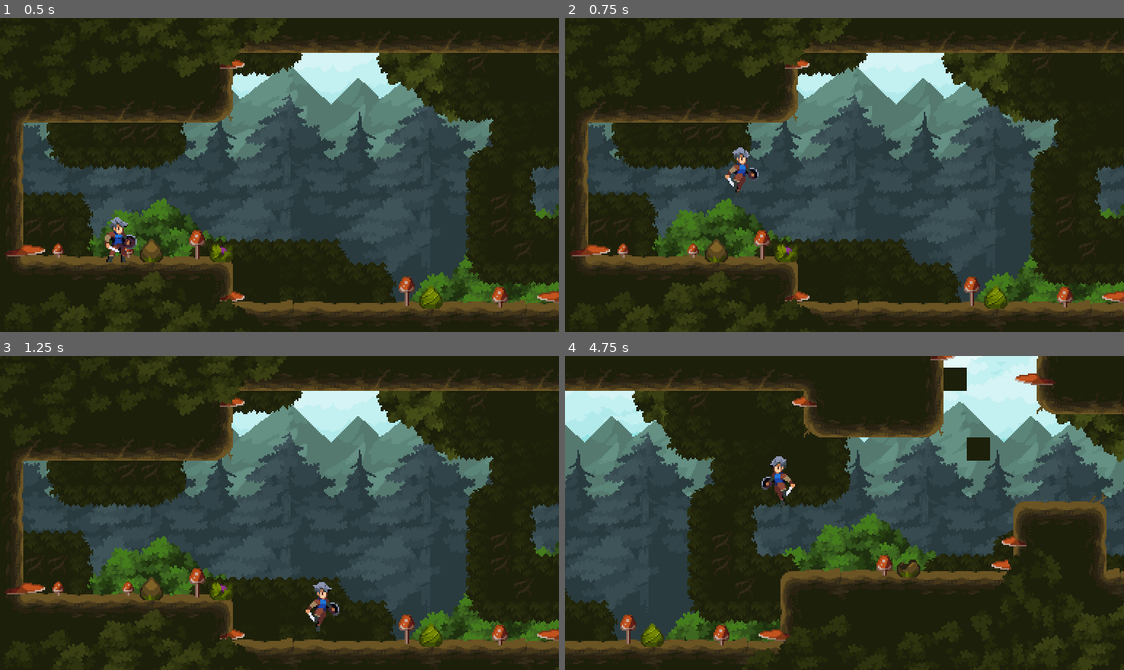
Above: before the commit, frames 1-4 (two rows, left to right).
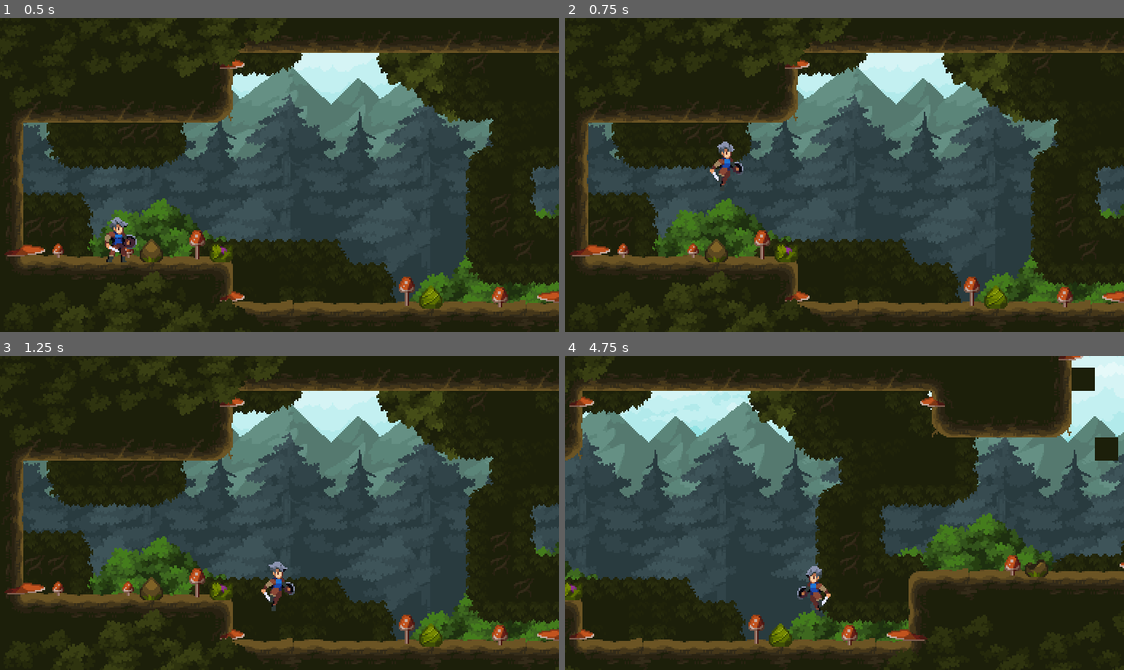
Above: after the commit, the same moments.

Repository: timothyqiu/godot-2d-adventure-tutorial
Game: Godot game, scene res://world.tscn
The game is run twice, just before and just after one commit, with the same random seed, the same clock (stepped at 60 frames per second) and the same inputs.
Inputs:
- Up to frame 1 (0.5 s): no input
- Up to frame 2 (0.75 s): hold D (move_right) from 0.53 s (still down); hold Space (jump) from 0.53 s (still down)
- Up to frame 3 (1.25 s): keep holding D (move_right); keep holding Space (jump)
- Up to frame 4 (4.75 s): release Space (jump) at 1.28 s; tap Space (jump) at 1.35, 1.52, 1.82, 2.85, 3.02, 3.32, 4.35, 4.52 s; release D (move_right) at 2.03 s; hold A (move_left) 2.03-2.78 s; hold Space (jump) 2.03-2.78 s; hold D (move_right) 2.78-4.28 s; hold Space (jump) 3.53-4.28 s; hold A (move_left) from 4.28 s (still down)

Frame 1 is identical in both runs. In frame 2, 0.6% of the frame differs, in the area x 25-35%, y 39-56%; in frame 3, 0.8%; in frame 4, 53%, in the area x 0-100%, y 0-100%.

Commit message:
04: 如何实现丝滑的运动

Diff:
--- a/player.gd
+++ b/player.gd
@@ -1,24 +1,41 @@
 extends CharacterBody2D
 
-const RUN_SPEED := 200.0
-const JUMP_VELOCITY := -300.0
+const RUN_SPEED := 160.0
+const FLOOR_ACCELERATION := RUN_SPEED / 0.2
+const AIR_ACCELERATION := RUN_SPEED / 0.02
+const JUMP_VELOCITY := -320.0
 
 var gravity := ProjectSettings.get("physics/2d/default_gravity") as float
 
 @onready var sprite_2d: Sprite2D = $Sprite2D
 @onready var animation_player: AnimationPlayer = $AnimationPlayer
+@onready var coyote_timer: Timer = $CoyoteTimer
+@onready var jump_request_timer: Timer = $JumpRequestTimer
+
+
+func _unhandled_input(event: InputEvent) -> void:
+	if event.is_action_pressed("jump"):
+		jump_request_timer.start()
+
+	if event.is_action_released("jump") and velocity.y < JUMP_VELOCITY / 2:
+		velocity.y = JUMP_VELOCITY / 2
 
 
 func _physics_process(delta: float) -> void:
 	var direction := Input.get_axis("move_left", "move_right")
-	velocity.x = direction * RUN_SPEED
+	var acceleration := FLOOR_ACCELERATION if is_on_floor() else AIR_ACCELERATION
+	velocity.x = move_toward(velocity.x, direction * RUN_SPEED, acceleration * delta)
 	velocity.y += gravity * delta
 
-	if is_on_floor() and Input.is_action_just_pressed("jump"):
+	var can_jump := is_on_floor() or coyote_timer.time_left > 0
+	var should_jump := can_jump and jump_request_timer.time_left > 0
+	if should_jump:
 		velocity.y = JUMP_VELOCITY
+		coyote_timer.stop()
+		jump_request_timer.stop()
 
 	if is_on_floor():
-		if is_zero_approx(direction):
+		if is_zero_approx(direction) and is_zero_approx(velocity.x):
 			animation_player.play("idle")
 		else:
 			animation_player.play("running")
@@ -28,4 +45,11 @@
 	if not is_zero_approx(direction):
 		sprite_2d.flip_h = direction < 0
 
+	var was_on_floor := is_on_floor()
 	move_and_slide()
+
+	if is_on_floor() != was_on_floor:
+		if was_on_floor and not should_jump:
+			coyote_timer.start()
+		else:
+			coyote_timer.stop()
--- a/player.tscn
+++ b/player.tscn
@@ -1,10 +1,49 @@
 [gd_scene load_steps=9 format=3 uid="uid://d08n7x2g8jvfe"]
 
-[ext_resource type="Texture2D" uid="uid://dg2rvq5qp11a2" path="res://char_blue_1.png" id="1_7ylvt"]
+[ext_resource type="Texture2D" uid="uid://dg2rvq5qp11a2" path="res://assets/generic_char/char_blue_1.png" id="1_7ylvt"]
 [ext_resource type="Script" path="res://player.gd" id="1_vlv3c"]
 
 [sub_resource type="RectangleShape2D" id="RectangleShape2D_1t4ma"]
 size = Vector2(10, 28)
+
+[sub_resource type="Animation" id="Animation_3bj6t"]
+length = 0.001
+tracks/0/type = "value"
+tracks/0/imported = false
+tracks/0/enabled = true
+tracks/0/path = NodePath("Sprite2D:region_rect")
+tracks/0/interp = 1
+tracks/0/loop_wrap = true
+tracks/0/keys = {
+"times": PackedFloat32Array(0),
+"transitions": PackedFloat32Array(1),
+"update": 0,
+"values": [Rect2(0, 0, 336, 56)]
+}
+tracks/1/type = "value"
+tracks/1/imported = false
+tracks/1/enabled = true
+tracks/1/path = NodePath("Sprite2D:hframes")
+tracks/1/interp = 1
+tracks/1/loop_wrap = true
+tracks/1/keys = {
+"times": PackedFloat32Array(0),
+"transitions": PackedFloat32Array(1),
+"update": 1,
+"values": [6]
+}
+tracks/2/type = "value"
+tracks/2/imported = false
+tracks/2/enabled = true
+tracks/2/path = NodePath("Sprite2D:frame")
+tracks/2/interp = 1
+tracks/2/loop_wrap = true
+tracks/2/keys = {
+"times": PackedFloat32Array(0),
+"transitions": PackedFloat32Array(1),
+"update": 1,
+"values": [0]
+}
 
 [sub_resource type="Animation" id="Animation_pj50i"]
 resource_name = "idle"
@@ -47,43 +86,45 @@
 "values": [0, 1, 2, 3, 4, 5]
 }
 
-[sub_resource type="Animation" id="Animation_3bj6t"]
-length = 0.001
-tracks/0/type = "value"
-tracks/0/imported = false
-tracks/0/enabled = true
-tracks/0/path = NodePath("Sprite2D:region_rect")
-tracks/0/interp = 1
-tracks/0/loop_wrap = true
-tracks/0/keys = {
-"times": PackedFloat32Array(0),
-"transitions": PackedFloat32Array(1),
-"update": 0,
-"values": [Rect2(0, 0, 336, 56)]
-}
-tracks/1/type = "value"
-tracks/1/imported = false
-tracks/1/enabled = true
-tracks/1/path = NodePath("Sprite2D:hframes")
-tracks/1/interp = 1
-tracks/1/loop_wrap = true
-tracks/1/keys = {
-"times": PackedFloat32Array(0),
-"transitions": PackedFloat32Array(1),
-"update": 1,
-"values": [6]
-}
-tracks/2/type = "value"
-tracks/2/imported = false
-tracks/2/enabled = true
-tracks/2/path = NodePath("Sprite2D:frame")
-tracks/2/interp = 1
-tracks/2/loop_wrap = true
-tracks/2/keys = {
-"times": PackedFloat32Array(0),
-"transitions": PackedFloat32Array(1),
-"update": 1,
-"values": [0]
+[sub_resource type="Animation" id="Animation_qgll4"]
+resource_name = "jump"
+length = 0.4
+loop_mode = 1
+tracks/0/type = "value"
+tracks/0/imported = false
+tracks/0/enabled = true
+tracks/0/path = NodePath("Sprite2D:region_rect")
+tracks/0/interp = 1
+tracks/0/loop_wrap = true
+tracks/0/keys = {
+"times": PackedFloat32Array(0),
+"transitions": PackedFloat32Array(1),
+"update": 0,
+"values": [Rect2(112, 168, 224, 56)]
+}
+tracks/1/type = "value"
+tracks/1/imported = false
+tracks/1/enabled = true
+tracks/1/path = NodePath("Sprite2D:hframes")
+tracks/1/interp = 1
+tracks/1/loop_wrap = true
+tracks/1/keys = {
+"times": PackedFloat32Array(0),
+"transitions": PackedFloat32Array(1),
+"update": 1,
+"values": [4]
+}
+tracks/2/type = "value"
+tracks/2/imported = false
+tracks/2/enabled = true
+tracks/2/path = NodePath("Sprite2D:frame")
+tracks/2/interp = 1
+tracks/2/loop_wrap = true
+tracks/2/keys = {
+"times": PackedFloat32Array(0, 0.1, 0.2, 0.3),
+"transitions": PackedFloat32Array(1, 1, 1, 1),
+"update": 1,
+"values": [0, 1, 2, 3]
 }
 
 [sub_resource type="Animation" id="Animation_8b0bn"]
@@ -125,47 +166,6 @@
 "transitions": PackedFloat32Array(1, 1, 1, 1, 1, 1, 1, 1),
 "update": 1,
 "values": [0, 1, 2, 3, 4, 5, 6, 7]
-}
-
-[sub_resource type="Animation" id="Animation_qgll4"]
-resource_name = "jump"
-length = 0.4
-loop_mode = 1
-tracks/0/type = "value"
-tracks/0/imported = false
-tracks/0/enabled = true
-tracks/0/path = NodePath("Sprite2D:region_rect")
-tracks/0/interp = 1
-tracks/0/loop_wrap = true
-tracks/0/keys = {
-"times": PackedFloat32Array(0),
-"transitions": PackedFloat32Array(1),
-"update": 0,
-"values": [Rect2(112, 168, 224, 56)]
-}
-tracks/1/type = "value"
-tracks/1/imported = false
-tracks/1/enabled = true
-tracks/1/path = NodePath("Sprite2D:hframes")
-tracks/1/interp = 1
-tracks/1/loop_wrap = true
-tracks/1/keys = {
-"times": PackedFloat32Array(0),
-"transitions": PackedFloat32Array(1),
-"update": 1,
-"values": [4]
-}
-tracks/2/type = "value"
-tracks/2/imported = false
-tracks/2/enabled = true
-tracks/2/path = NodePath("Sprite2D:frame")
-tracks/2/interp = 1
-tracks/2/loop_wrap = true
-tracks/2/keys = {
-"times": PackedFloat32Array(0, 0.1, 0.2, 0.3),
-"transitions": PackedFloat32Array(1, 1, 1, 1),
-"update": 1,
-"values": [0, 1, 2, 3]
 }
 
 [sub_resource type="AnimationLibrary" id="AnimationLibrary_tmlvo"]
@@ -194,3 +194,11 @@
 libraries = {
 "": SubResource("AnimationLibrary_tmlvo")
 }
+
+[node name="CoyoteTimer" type="Timer" parent="."]
+wait_time = 0.1
+one_shot = true
+
+[node name="JumpRequestTimer" type="Timer" parent="."]
+wait_time = 0.1
+one_shot = true
